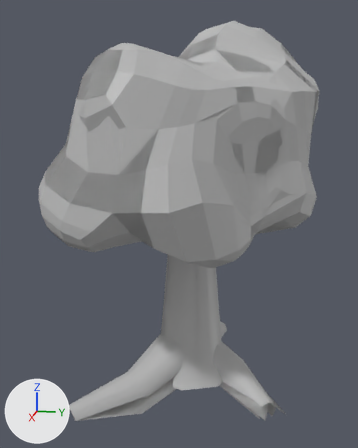
Two versions of the FBX model Assets/Art/Environment/Flora/Models/Tree3.fbx, one commit apart.
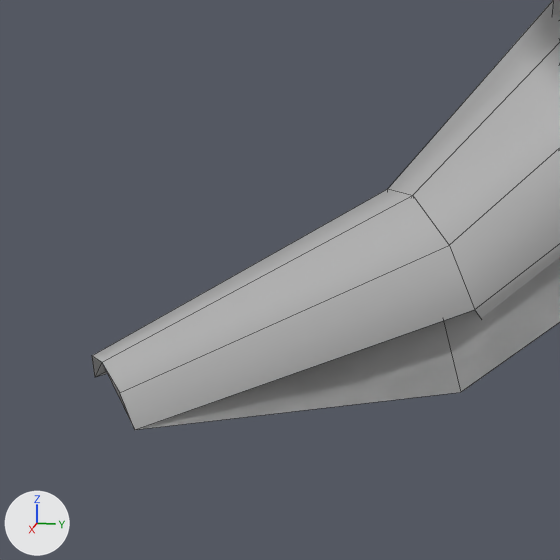
The first picture shows the older version from a camera (50 mm lens) standing at (0.1351, 0.0235, 0.0775) and looking at (0.002, -0.0032, 0.0443). The close-ups show both versions on the part from 13% to 45% of the width and 74% to 100% of the height of that picture; other places that the commit changed are outside them. Every picture has the same lights, and +X, +Y and +Z are marked at lower left. The close-ups show mesh edges as thin lines. Where no turn or scale is listed for an object, it has been applied to the vertices.

The older version as bpy lines, for what is in view:
```python
me_mesh = bpy.data.meshes.new('Mesh')
me_mesh.from_pydata(...)  # 78 vertices, 45 faces; spans x -0.0358..0.029, y -0.0292..0.0259, z -0.0057..0.061
me_mesh.materials.append(mat_lambert5)  # grey #bcbcbc
# before: 66 (0.0275, -0.0276, -0.0005) at pixel (101, 362), 67 (0.026, -0.0289, -0.0013) at pixel (91, 355), 68 (0.0251, -0.0292, -0.0032) at pixel (94, 377), 69 (0.029, -0.0253, -0.0032) at pixel (134, 429), 70 (0.0287, -0.0261, -0.0013) at pixel (119, 392)
me_mesh_002 = bpy.data.meshes.new('Mesh.002')
me_mesh_002.from_pydata(...)  # 43 vertices, 24 faces; spans x -0.0357..0.029, y -0.0292..0.029, z -0.0061..0.061
me_mesh_002.materials.append(mat_lambert5)  # grey #bcbcbc
# before: 37 (0.0275, -0.0276, -0.0005) at pixel (101, 362), 38 (0.0251, -0.0292, -0.0032) at pixel (94, 377), 39 (0.029, -0.0253, -0.0032) at pixel (134, 429)
ob_tree3trunk_0 = bpy.data.objects.new('Tree3Trunk_0', me_mesh)
ob_tree3trunk_0.location = (0.0, 0.0, 0.0)
ob_tree3trunk_1 = bpy.data.objects.new('Tree3Trunk_1', me_mesh_002)
ob_tree3trunk_1.location = (0.0, 0.0, 0.0)
```
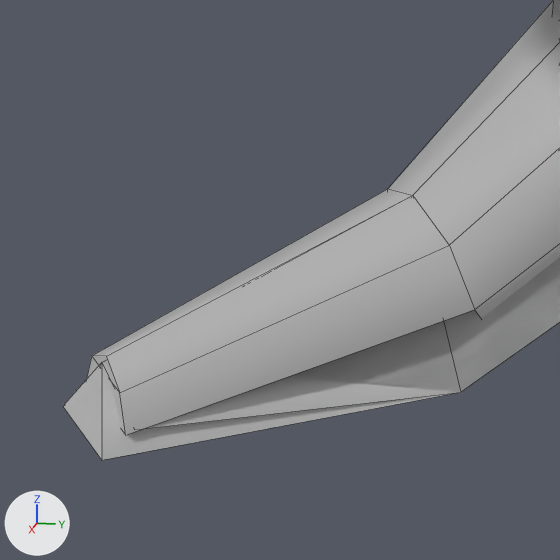
Pixel boxes [x1, y1, x2, y2] of what changed, in the close-ups (560 x 560 px):
'Tree3Trunk_0', reshaped
    before: [92, 0, 560, 430]
    after: [87, 0, 560, 435]
'Tree3Trunk_1', reshaped
    before: [95, 257, 560, 430]
    after: [63, 257, 560, 460]
part 1 of me_mesh_002, built on
    before: [95, 332, 455, 430]
    after: [63, 333, 455, 460]
part 2 of me_mesh, built on
    before: [92, 189, 475, 430]
    after: [87, 189, 475, 435]
'Tree3Trunk_2', unchanged, uncovered by the edit
    before: [553, 0, 560, 15]
    after: [102, 0, 560, 429]

Patch to the scene script:
```diff
--- a/Assets/Art/Environment/Flora/Models/Tree3.fbx.py
+++ b/Assets/Art/Environment/Flora/Models/Tree3.fbx.py
@@ me_mesh @@
 me_mesh.from_pydata(...)  # 78 vertices, 45 faces; spans x -0.0358..0.029, y -0.0292..0.0259, z -0.0057..0.061
 # used by ob_tree3trunk_0; location = (0.0, 0.0, 0.0)
 # verts and faces of me_mesh; kept vertices keep their numbers, new ones are numbered from 78
+# me_mesh part 2
+verts[66] = (0.0274, -0.0274, -0.0002)  # moved, pixel (106, 356)
+verts[68] = (0.0255, -0.0296, -0.0033)  # moved, pixel (85, 382)
+verts[69] = (0.0294, -0.0256, -0.0033)  # moved, pixel (125, 435)
+faces += [(67, 68, 69, 70), (66, 67, 70)]
 me_mesh.materials.append(mat_lambert5)
@@ me_mesh_002 @@
 me_mesh_002.from_pydata(...)  # 43 vertices, 24 faces; spans x -0.0357..0.029, y -0.0292..0.029, z -0.0061..0.061
 # used by ob_tree3trunk_1; location = (0.0, 0.0, 0.0)
 # verts and faces of me_mesh_002; kept vertices keep their numbers, new ones are numbered from 43
+# me_mesh_002 part 1
+verts[38] = (0.0265, -0.0306, -0.0042)  # moved, pixel (62, 406)
+verts[39] = (0.0304, -0.0266, -0.0043)  # moved, pixel (101, 460)
+faces += [(37, 38, 39)]
 me_mesh_002.materials.append(mat_lambert5)
```
